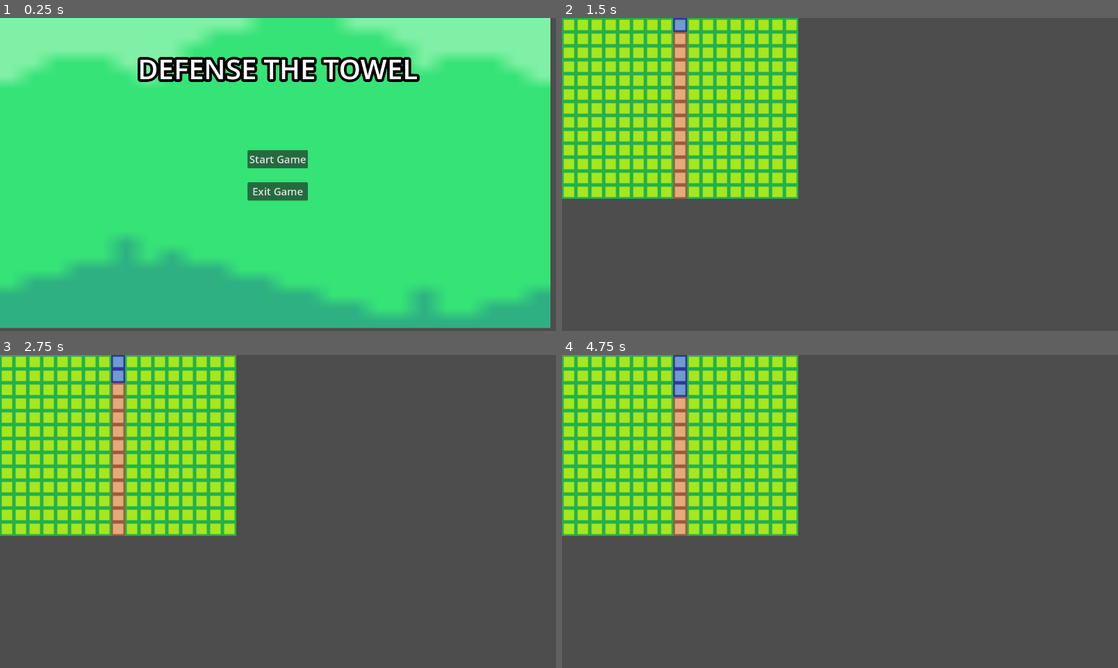
Above: before the commit, frames 1-4 (two rows, left to right).
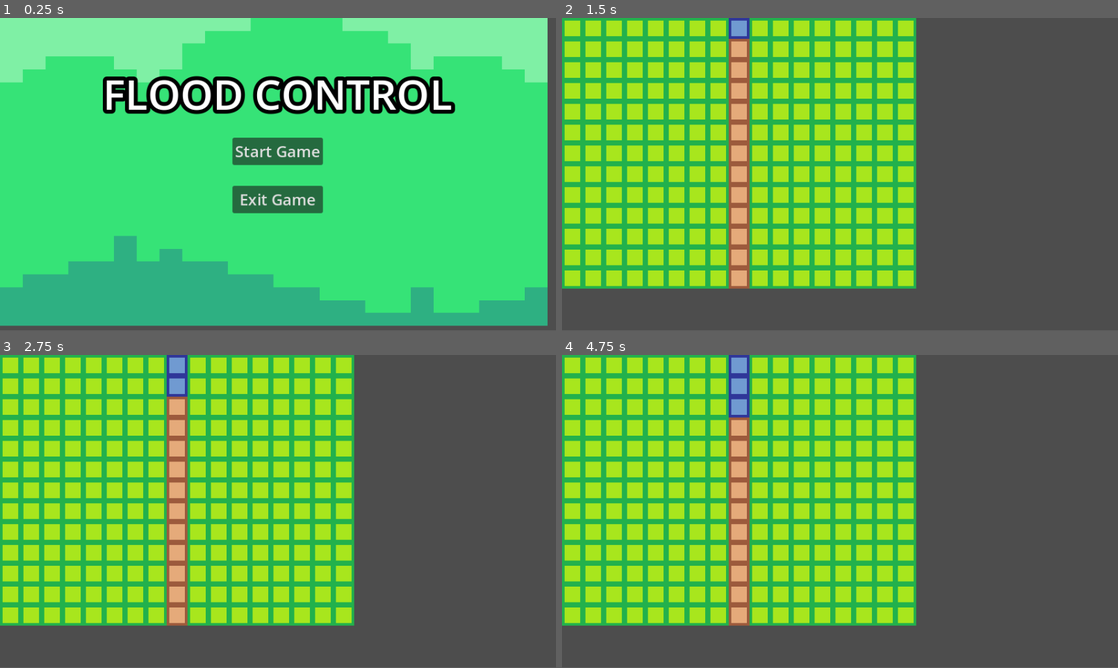
Above: after the commit, the same moments.

Repository: sho16ogura/cs292team5
Game: Godot game, scene res://main menu/main menu/main_menu.tscn
Same seed, same stepped clock (60 frames per second), same inputs: the game is played once before the commit and once after it.
Inputs (mouse positions are in pixels of both pictures, inside the frame that each line leads up to):
- Up to frame 1 (0.25 s): no input
- Up to frame 2 (1.5 s): click "Start Game" at 0.5 s; tap Enter at 1.25 s; move the mouse to (962, 158) at 1.27 s; click (962, 158) at 1.35 s
- Up to frame 3 (2.75 s): tap Space at 2 s; move the mouse to (166, 527) at 2.02 s; tap J (toggle_dig) at 2.1 s
- Up to frame 4 (4.75 s): move the mouse to (895, 442) at 2.77 s; tap H (toggle_pump) at 2.85 s; tap Enter at 3.5 s; move the mouse to (812, 574) at 3.52 s; tap K (toggle_undig) at 3.6 s; tap Space at 4.25 s; move the mouse to (1006, 558) at 4.27 s; click (1006, 558) at 4.35 s
In our replay, the window is 800x450 before the commit and 800x449 after it. These sizes can differ from the game's own. Grey fills any space a smaller window leaves; there, only what the larger window draws over its background counts as a difference.

The runs differ from the first frame. In frame 1, 15% of the frame differs, in the area x 0-99%, y 0-100%; in frame 2, 46%, in the area x 0-64%, y 0-87%; in frame 3, 46%; in frame 4, 46%.

Commit message:
Change Window Size and Title

Diff:
--- a/team5project/main menu/main menu/main_menu.tscn
+++ b/team5project/main menu/main menu/main_menu.tscn
@@ -58,7 +58,7 @@
 theme_override_constants/outline_size = 24
 theme_override_fonts/font = SubResource("SystemFont_iqhrx")
 theme_override_font_sizes/font_size = 64
-text = "DEFENSE THE TOWEL
+text = "FLOOD CONTROL
 "
 horizontal_alignment = 1
 vertical_alignment = 1
--- a/team5project/project.godot
+++ b/team5project/project.godot
@@ -17,8 +17,8 @@
 
 [display]
 
-window/size/viewport_width=1280
-window/size/viewport_height=720
+window/size/viewport_width=854
+window/size/viewport_height=480
 
 [input]
 
@@ -45,4 +45,5 @@
 
 [rendering]
 
+textures/canvas_textures/default_texture_filter=0
 renderer/rendering_method="mobile"
Not shown: 1 places in team5project/mainGame.tscn that only renumber resources
